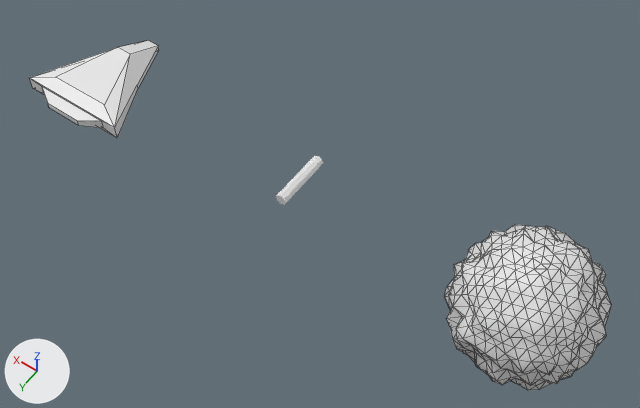
What one commit did to the Blender file data/meshs/astroids_set.blend.
Rendered twice from a 50 mm camera at (-5.47, 7.1, 10.83) aimed at (-0.39, 0.0, -0.33). The axes (+X, +Y, +Z) are drawn at lower left. The lights are the same throughout. Mesh edges are drawn as thin lines on the coarser meshes.

In view in the first picture: 'Astroid', 'Beam', 'Ship'.
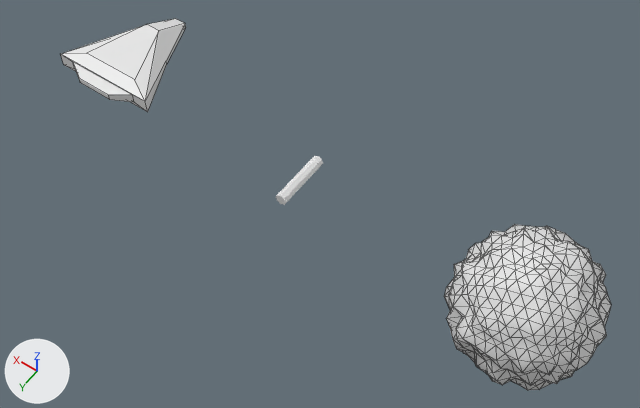
Where the change shows, as pixel boxes (x1, y1, x2, y2) in the pictures (640 x 408 px):
'Ship', mesh moved: before (29, 41, 159, 138); after (61, 19, 186, 112)

Edits to the bpy script that builds the scene:
```text
Change me_ship:
    where me_ship.from_pydata(...)  # 36 vertices, 35 faces; spans x -1.0..1.0, y -1.0..1.21, z -0.08..0.37
    used by ob_ship; location = (4.0, 0.0, 0.0)
    me_ship part 1: the whole mesh is moved by (0.0, -0.74, 0.0)
```
